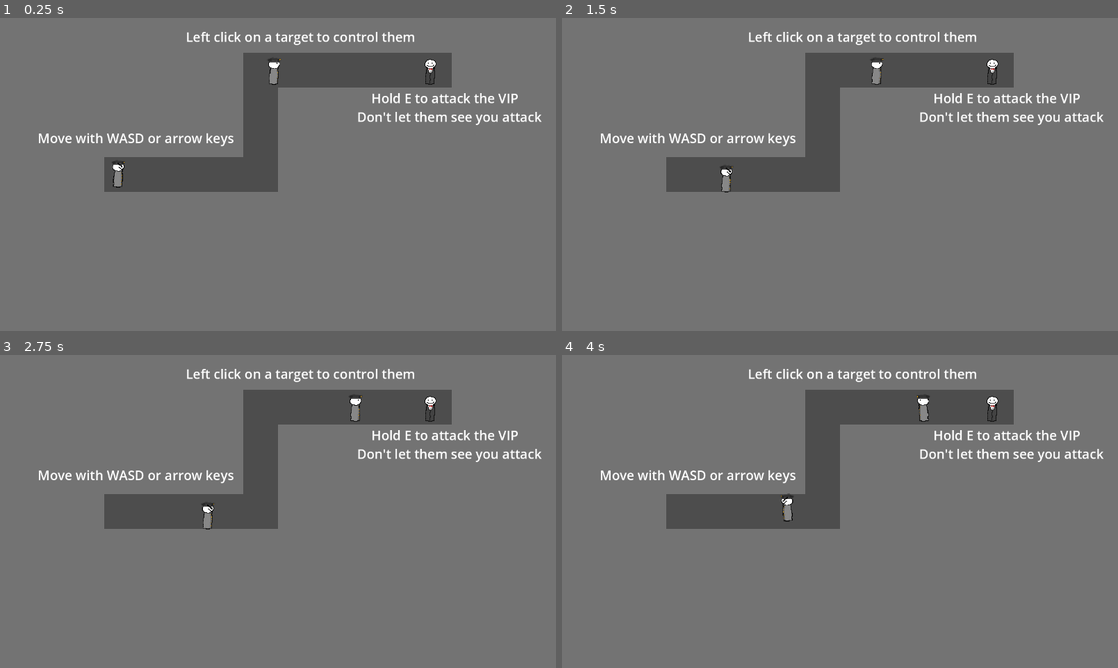
Above: before the commit, frames 1-4 (two rows, left to right).
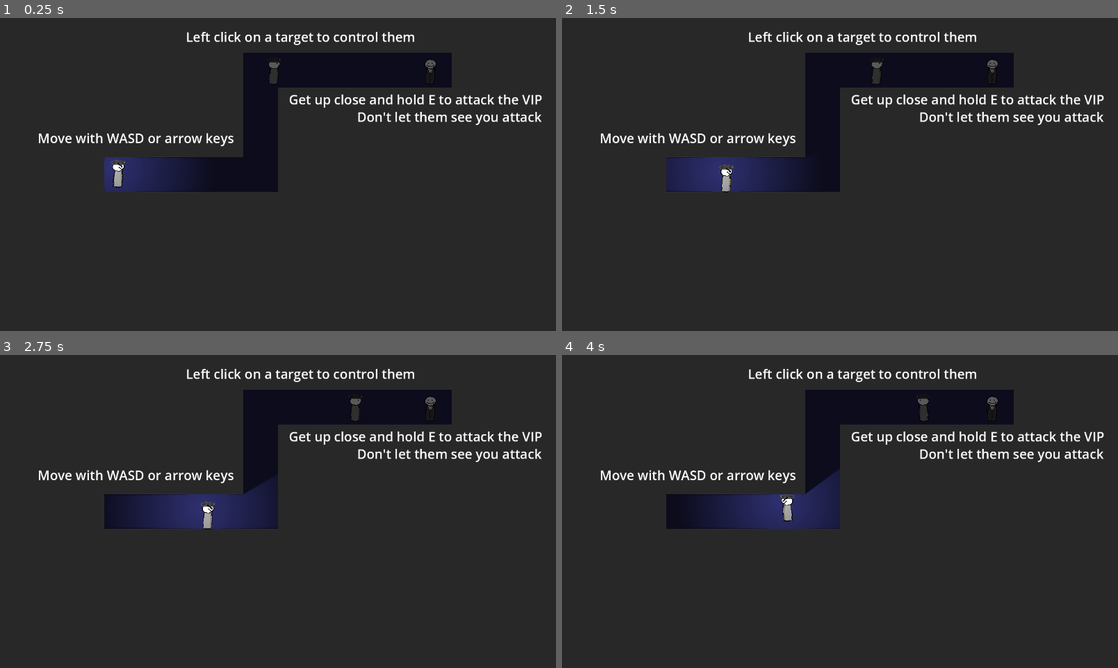
Above: after the commit, the same moments.

Repository: RainbowAsteroids/nowhere-safe
Game: Godot game, scene res://world/worlds/0.tscn
Same seed, same stepped clock (60 frames per second), same inputs: the game is played once before the commit and once after it.
Inputs (mouse positions are in pixels of both pictures, inside the frame that each line leads up to):
- Up to frame 1 (0.25 s): no input
- Up to frame 2 (1.5 s): tap A (move_left) at 0.5, 1.25 s; move the mouse to (678, 174) at 0.52 s; hold D (move_right) 0.53-1.28 s; hold Right mouse button (attack) 0.53-1.28 s; click (678, 174) at 0.8 s; move the mouse to (867, 71) at 1.27 s; hold S (move_down) from 1.28 s (still down); click (867, 71) at 1.35 s
- Up to frame 3 (2.75 s): right-click (305, 408) at 1.55 s; tap A (move_left) at 2 s; move the mouse to (333, 442) at 2.02 s; release S (move_down) at 2.03 s; hold D (move_right) from 2.03 s (still down); hold Right mouse button (attack) from 2.03 s (still down); click (333, 442) at 2.3 s
- Up to frame 4 (4 s): tap A (move_left) at 2.75, 3.5 s; move the mouse to (812, 574) at 2.77 s; release D (move_right) at 2.78 s; release Right mouse button (attack) at 2.78 s; hold W (move_up) 2.78-3.53 s; click (812, 574) at 2.85 s; right-click (812, 574) at 3.05 s; move the mouse to (1006, 558) at 3.52 s; hold A (move_left) from 3.53 s (still down); hold Right mouse button (attack) from 3.53 s (still down); click (1006, 558) at 3.8 s

The runs differ from the first frame. In frame 1, 99% of the frame differs, in the area x 0-100%, y 0-100%; in frame 2, 99%; in frame 3, 99%; in frame 4, 99%.

Commit message:
lighting

Diff:
--- a/civilian/civilian.gd
+++ b/civilian/civilian.gd
@@ -40,8 +40,25 @@
 @export var suspicious_timer: Timer
 @export var weapon := Weapon.Melee
 
+@export var target_light: PointLight2D
+@export var controlled_light: PointLight2D
+
 var state := State.Default:
 	set(v):
+		match state: # on-exit state
+			State.Suspicious:
+				suspicion_clock = 0.0
+				suspicious_timer.stop()
+				bang_sprite.visible = false
+			State.Stunned:
+				interro_sprite.visible = false
+			State.Confused:
+				interro_sprite.visible = false
+			State.Controlled:
+				controlled_light.visible = false
+			_:
+				pass
+
 		match v: # on-enter state
 			State.Default:
 				body.position = Vector2.ZERO
@@ -52,22 +69,18 @@
 				interro_sprite.visible = true
 			State.Suspicious:
 				bang_sprite.visible = true
+			State.Controlled:
+				controlled_light.visible = true
 			_:
 				pass
 
-		match state: # on-exit state
-			State.Suspicious:
-				suspicion_clock = 0.0
-				suspicious_timer.stop()
-				bang_sprite.visible = false
-			State.Confused:
-				interro_sprite.visible = false
-			_:
-				pass
-
 		state = v
 
-var hover := false
+var hover := false:
+	set(v):
+		hover = v
+		target_light.visible = hover
+
 var near_target := false
 
 var suspicion_clock := 0.0
--- a/civilian/civilian.tscn
+++ b/civilian/civilian.tscn
@@ -68,7 +68,31 @@
 "speed": 5.0
 }]
 
-[node name="Civilian" type="PathFollow2D" node_paths=PackedStringArray("body", "nav_agent", "uncontrolled_sprite", "controlled_sprite", "bang_sprite", "interro_sprite", "stun_timer", "suspicious_timer") groups=["civilian"]]
+[sub_resource type="Gradient" id="Gradient_b5vi3"]
+offsets = PackedFloat32Array(0, 0.914754)
+colors = PackedColorArray(1, 1, 1, 1, 0, 0, 0, 1)
+
+[sub_resource type="GradientTexture2D" id="GradientTexture2D_qrbwe"]
+gradient = SubResource("Gradient_b5vi3")
+width = 500
+height = 500
+fill = 1
+fill_from = Vector2(0.470085, 0.465812)
+fill_to = Vector2(0.84188, 0.824786)
+
+[sub_resource type="Gradient" id="Gradient_ep102"]
+offsets = PackedFloat32Array(0.268852, 1)
+colors = PackedColorArray(0.34, 1, 1, 1, 0, 0, 0, 1)
+
+[sub_resource type="GradientTexture2D" id="GradientTexture2D_d2453"]
+gradient = SubResource("Gradient_ep102")
+width = 128
+height = 128
+fill = 1
+fill_from = Vector2(0.470085, 0.465812)
+fill_to = Vector2(0.816239, 0.773504)
+
+[node name="Civilian" type="PathFollow2D" node_paths=PackedStringArray("body", "nav_agent", "uncontrolled_sprite", "controlled_sprite", "bang_sprite", "interro_sprite", "stun_timer", "suspicious_timer", "target_light", "controlled_light") groups=["civilian"]]
 rotates = false
 script = ExtResource("1_kqpa8")
 body = NodePath("CharacterBody2D")
@@ -79,6 +103,8 @@
 interro_sprite = NodePath("CharacterBody2D/InterroSprite")
 stun_timer = NodePath("StunTimer")
 suspicious_timer = NodePath("SuspiciousTimer")
+target_light = NodePath("CharacterBody2D/TargetLight")
+controlled_light = NodePath("CharacterBody2D/ControlledLight")
 
 [node name="CharacterBody2D" type="CharacterBody2D" parent="."]
 input_pickable = true
@@ -117,6 +143,18 @@
 scale = Vector2(0.645833, 0.577206)
 texture = ExtResource("9_lurdh")
 
+[node name="ControlledLight" type="PointLight2D" parent="CharacterBody2D"]
+visible = false
+shadow_enabled = true
+shadow_filter = 2
+texture = SubResource("GradientTexture2D_qrbwe")
+
+[node name="TargetLight" type="PointLight2D" parent="CharacterBody2D"]
+visible = false
+shadow_enabled = true
+shadow_filter = 2
+texture = SubResource("GradientTexture2D_d2453")
+
 [node name="StunTimer" type="Timer" parent="."]
 wait_time = 3.0
 one_shot = true
--- a/world/world.tscn
+++ b/world/world.tscn
@@ -6,10 +6,14 @@
 [ext_resource type="Texture2D" uid="uid://cygsgh4vg1irv" path="res://tile-map/vent.png" id="3_tu802"]
 [ext_resource type="PackedScene" uid="uid://crxud02bvvki7" path="res://target/target.tscn" id="4_vfos8"]
 
+[sub_resource type="OccluderPolygon2D" id="OccluderPolygon2D_d1mov"]
+polygon = PackedVector2Array(-40, -40, 40, -40, 40, 40, -40, 40)
+
 [sub_resource type="TileSetAtlasSource" id="TileSetAtlasSource_rqnkj"]
 texture = ExtResource("1_qgk20")
 texture_region_size = Vector2i(80, 80)
 0:0/0 = 0
+0:0/0/occlusion_layer_0/polygon = SubResource("OccluderPolygon2D_d1mov")
 0:0/0/physics_layer_0/linear_velocity = Vector2(0, 0)
 0:0/0/physics_layer_0/angular_velocity = 0.0
 0:0/0/physics_layer_0/polygon_0/points = PackedVector2Array(-40, -40, 40, -40, 40, 40, -40, 40)
@@ -25,6 +29,7 @@
 
 [sub_resource type="TileSet" id="TileSet_hthye"]
 tile_size = Vector2i(80, 80)
+occlusion_layer_0/light_mask = 1
 physics_layer_0/collision_layer = 1
 sources/0 = SubResource("TileSetAtlasSource_rqnkj")
 sources/1 = SubResource("TileSetAtlasSource_5hp12")
@@ -40,6 +45,12 @@
 corner_radius_bottom_left = 10
 
 [sub_resource type="StyleBoxEmpty" id="StyleBoxEmpty_06185"]
+
+[sub_resource type="Gradient" id="Gradient_0l24e"]
+colors = PackedColorArray(1, 1, 1, 1, 1, 1, 1, 1)
+
+[sub_resource type="GradientTexture1D" id="GradientTexture1D_uvs7h"]
+gradient = SubResource("Gradient_0l24e")
 
 [node name="world" type="Node2D" node_paths=PackedStringArray("win_screen", "lose_screen", "current_time", "best_time", "best_time_indicator")]
 process_mode = 3
@@ -73,6 +84,7 @@
 
 [node name="WinScreen" type="CanvasLayer" parent="."]
 process_mode = 2
+layer = 10
 visible = false
 
 [node name="PanelContainer" type="PanelContainer" parent="WinScreen"]
@@ -161,6 +173,7 @@
 
 [node name="LoseScreen" type="CanvasLayer" parent="."]
 process_mode = 2
+layer = 10
 visible = false
 
 [node name="PanelContainer" type="PanelContainer" parent="LoseScreen"]
@@ -215,6 +228,16 @@
 theme_override_font_sizes/font_size = 25
 text = "Main Menu"
 
+[node name="CanvasModulate" type="CanvasModulate" parent="."]
+color = Color(0.34902, 0.34902, 0.34902, 1)
+
+[node name="background" type="Sprite2D" parent="."]
+modulate = Color(0.137255, 0.141176, 0.329412, 1)
+z_index = -10
+position = Vector2(640.5, 361)
+scale = Vector2(5.01172, 722)
+texture = SubResource("GradientTexture1D_uvs7h")
+
 [connection signal="lose" from="CharacterController" to="." method="_on_character_controller_lose"]
 [connection signal="win" from="CharacterController" to="." method="_on_character_controller_win"]
 [connection signal="pressed" from="WinScreen/PanelContainer/PanelContainer/MarginContainer/VBoxContainer/MarginContainer/HBoxContainer/NextLevelButton" to="." method="_on_next_level_button_pressed"]
--- a/world/worlds/0.tscn
+++ b/world/worlds/0.tscn
@@ -67,7 +67,10 @@
 [node name="VBoxContainer" parent="WinScreen/PanelContainer/PanelContainer/MarginContainer" index="0"]
 theme_override_constants/separation = 0
 
-[node name="Label" type="Label" parent="." index="7"]
+[node name="Tutorial" type="CanvasLayer" parent="." index="9"]
+layer = 5
+
+[node name="Label" type="Label" parent="Tutorial" index="0"]
 offset_left = 87.0
 offset_top = 255.0
 offset_right = 539.0
@@ -75,7 +78,7 @@
 theme_override_font_sizes/font_size = 30
 text = "Move with WASD or arrow keys"
 
-[node name="Label2" type="Label" parent="." index="8"]
+[node name="Label2" type="Label" parent="Tutorial" index="1"]
 offset_left = 822.0
 offset_top = 206.0
 offset_right = 1274.0
@@ -83,7 +86,7 @@
 theme_override_font_sizes/font_size = 30
 text = "Don't let them see you attack"
 
-[node name="Label4" type="Label" parent="." index="9"]
+[node name="Label4" type="Label" parent="Tutorial" index="2"]
 offset_left = 428.0
 offset_top = 22.0
 offset_right = 955.0
@@ -91,10 +94,10 @@
 theme_override_font_sizes/font_size = 30
 text = "Left click on a target to control them"
 
-[node name="Label3" type="Label" parent="." index="10"]
-offset_left = 855.0
-offset_top = 163.0
-offset_right = 1194.0
-offset_bottom = 208.0
+[node name="Label3" type="Label" parent="Tutorial" index="3"]
+offset_left = 665.0
+offset_top = 166.0
+offset_right = 1249.0
+offset_bottom = 211.0
 theme_override_font_sizes/font_size = 30
-text = "Hold E to attack the VIP"
+text = "Get up close and hold E to attack the VIP"
Not shown: 1 places in civilian/civilian.tscn that only renumber resources
Not shown: 1 places in world/world.tscn that only renumber resources
